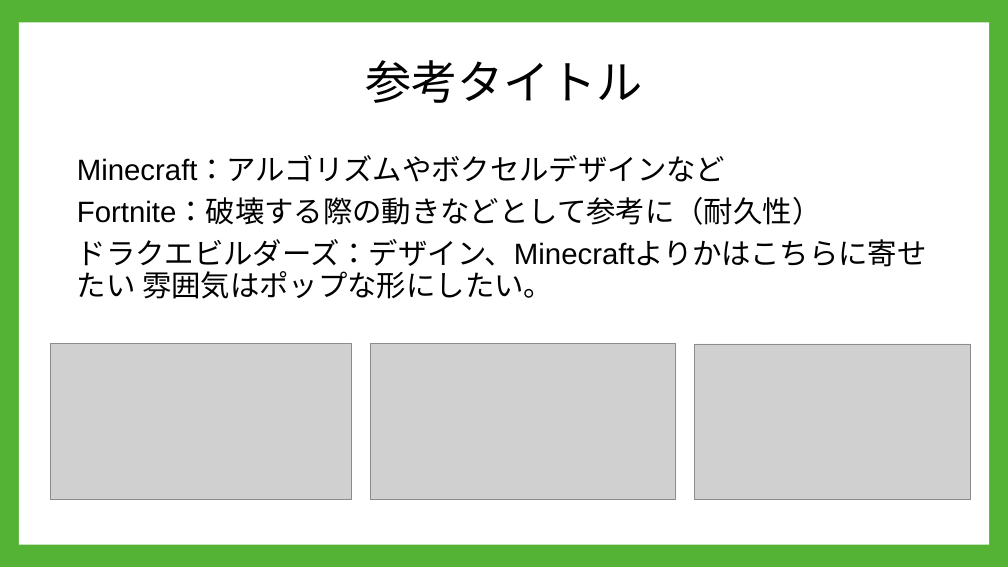
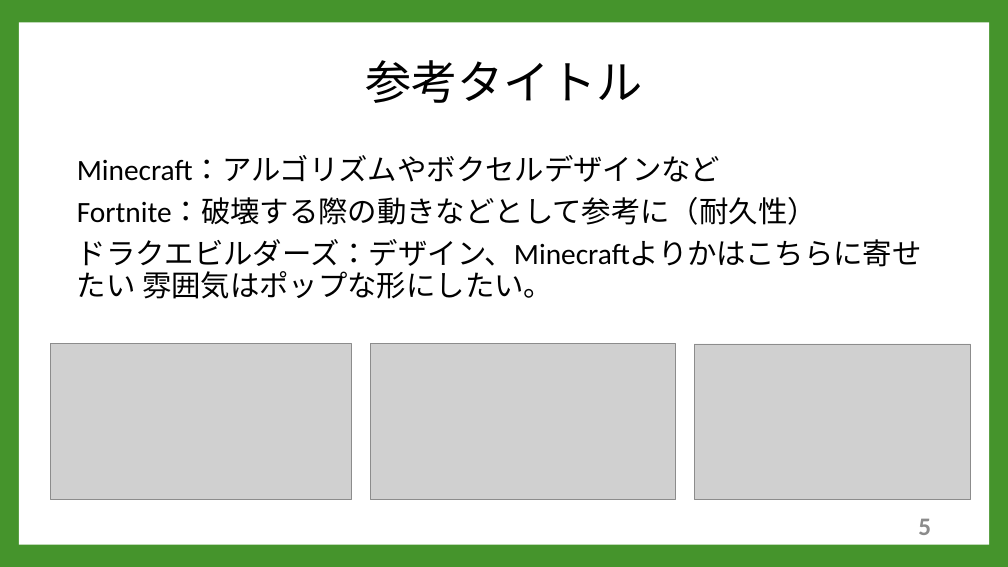
Before and after one commit to A23019/GC_A3_1, a slide deck: slide 6 of 企画/PowerPoint/企画案２.pptx. Drawn at 1008x567 pixels with LibreOffice and Linux fonts; fonts in the diff are those of the drawing; grey boxes stand for pictures; background and template pictures are left out. Boxes give left, top, right and bottom in pixels: in the first picture for what was removed or moved away, otherwise in the second. Text is boxed around its words. In the diff, an @@ line names an element or a change of style, - is before the commit and + after.

```diff
--- a/企画/PowerPoint/企画案２.pptx
+++ b/企画/PowerPoint/企画案２.pptx
@@ background #54B235 to #45942C @@
@@ text "Minecraft：アルゴリズムやボクセルデザインなど" at [77,155,922,299]: font Arial to Calibri @@
@@ page number added at [918,518,931,535], 24 pt, text #8C8C8C, bold @@
+5
```
Also in this commit, not shown: 4 other slides changed, 2 slides added, 2 slides removed, 4 other files.
